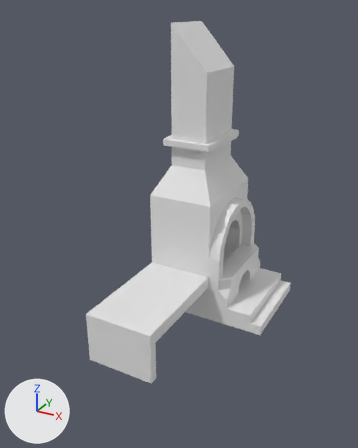
Renders of the Blender file graphics/модели/Assets/SmithFurnace.blend from each side of a commit.
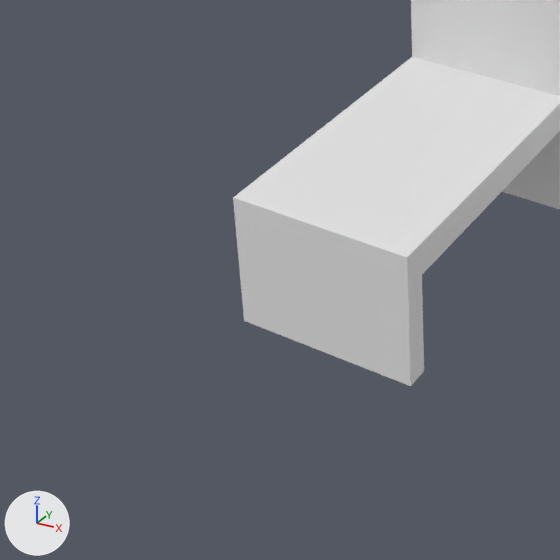
Each version is shown whole from a 50 mm lens placed at (3.6, -9.16, 6.17), pointed at (-0.29, -2.1, 2.64), then close up on the part from 0% to 58% of the width and 54% to 100% of the height. The lights are fixed; the arrows at lower left show +X, +Y and +Z. The older version's two pictures come first.

The scene before the commit, as lines of its bpy script (objects in view):
```python
me_cube_001 = bpy.data.meshes.new('Cube.001')
me_cube_001.from_pydata(...)  # 699 vertices, 710 faces; spans x -1.66..1.05, y -3.47..1.05, z -0.98..5.24
ob_cube = bpy.data.objects.new('Cube', me_cube_001)
ob_cube.location = (0.0, 0.0, 0.922)
ob_cube.scale = (0.948, 0.948, 0.948)
```
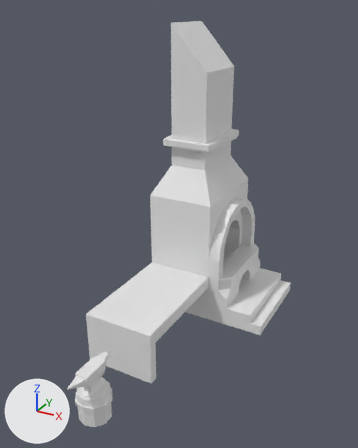
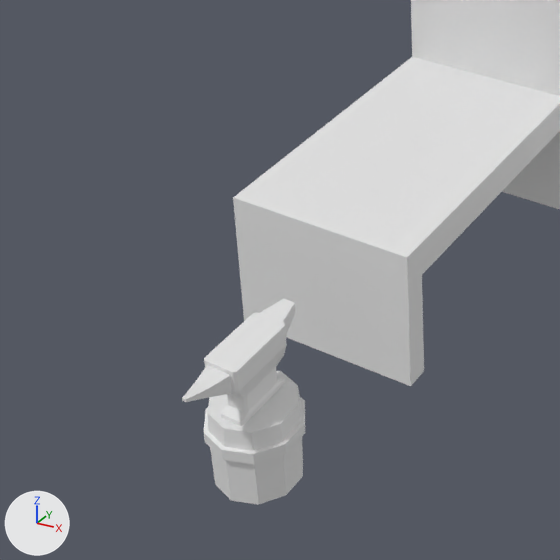
The change, as a diff of the scene's bpy script:
```diff
--- a/graphics/модели/Assets/SmithFurnace.blend.py
+++ b/graphics/модели/Assets/SmithFurnace.blend.py
@@ me_cylinder_001 @@
+me_cylinder_001.from_pydata(...)  # 60 vertices, 52 faces; spans x -1.07..1.07, y -1.13..1.13, z -1.0..1.0
@@ me_cube_003 @@
+me_cube_003.from_pydata(...)  # 154 vertices, 148 faces; spans x -0.54..0.54, y -2.62..1.85, z -0.58..1.58
@@ ob_anvil_log @@
+ob_anvil_log = bpy.data.objects.new('Anvil_Log', me_cylinder_001)
+ob_anvil_log.location = (-0.627, -4.344, 0.262)
+ob_anvil_log.scale = (0.275, 0.275, 0.275)
@@ ob_anvil @@
+ob_anvil = bpy.data.objects.new('Anvil', me_cube_003)
+ob_anvil.location = (-0.627, -4.344, 0.644)
+ob_anvil.scale = (0.215, 0.215, 0.215)
```

Boxes [x1, y1, x2, y2] around the edits, measured in the close-ups (560 x 560 px):
'Anvil_Log', added: after [204, 371, 305, 505]
'Anvil', added: after [182, 298, 295, 426]
